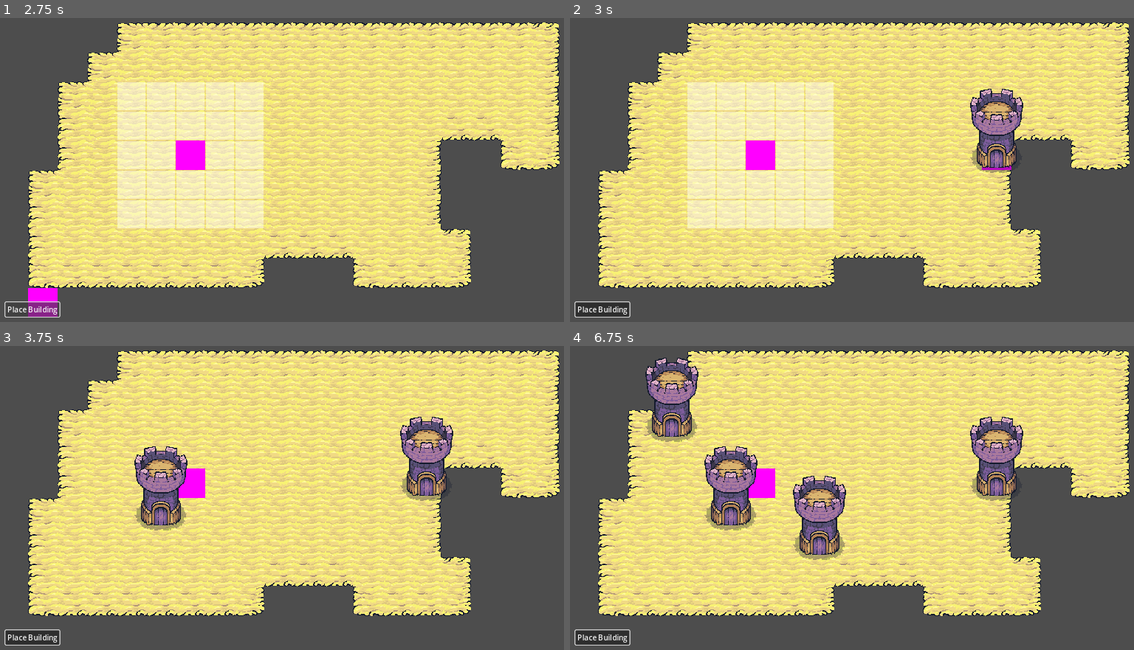
Above: before the commit, frames 1-4 (two rows, left to right).
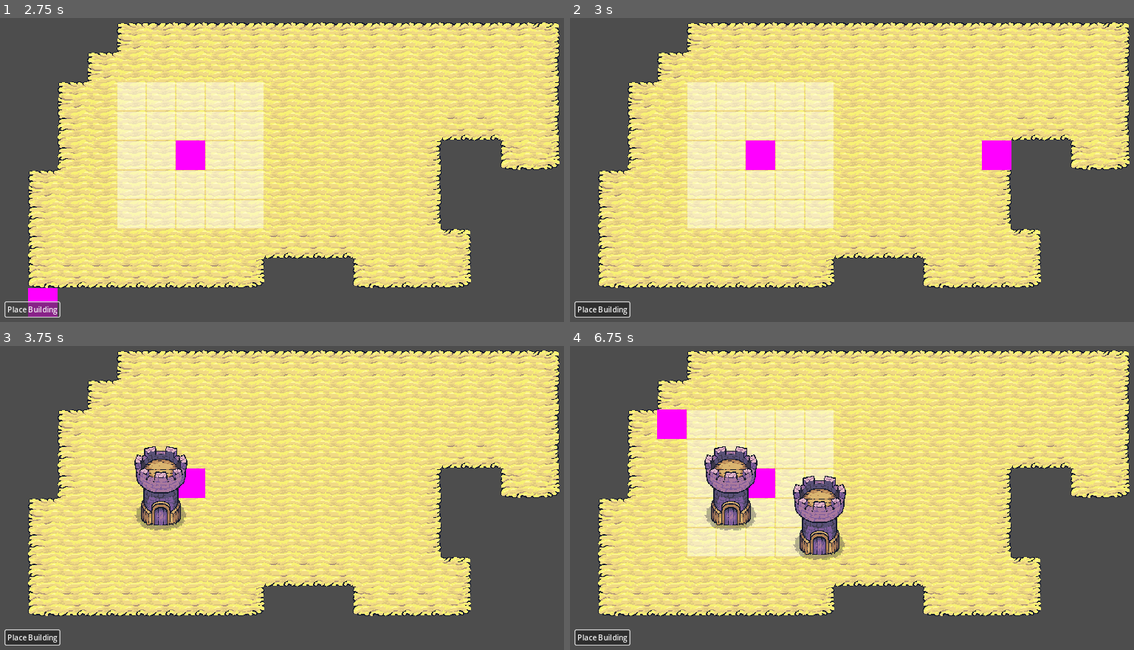
Above: after the commit, the same moments.

Repository: tiannahenrylewis/GodotGridCrashCourse
Game: Godot game, scene res://scenes/main.tscn
Same seed, same stepped clock (60 frames per second), same inputs: the game is played once before the commit and once after it.
Inputs (mouse positions are in pixels of both pictures, inside the frame that each line leads up to):
- Up to frame 1 (2.75 s): click "Place Building" at 0.5 s; click "Place Building" at 1.25 s; click "Place Building" at 2 s
- Up to frame 2 (3 s): tap Enter at 2.75 s; move the mouse to (993, 142) at 2.77 s; press the mouse at (993, 142) at 2.78 s
- Up to frame 3 (3.75 s): tap Space at 3.5 s; move the mouse to (174, 504) at 3.52 s; release the mouse at (174, 504) at 3.53 s; click (174, 504) at 3.6 s
- Up to frame 4 (6.75 s): tap Enter at 4.25, 5.75 s; move the mouse to (925, 412) at 4.27 s; press the mouse at (925, 412) at 4.28 s; tap Space at 5, 6.5 s; move the mouse to (835, 552) at 5.02 s; release the mouse at (835, 552) at 5.03 s; click (835, 552) at 5.1 s; move the mouse to (1043, 537) at 5.77 s; press the mouse at (1043, 537) at 5.78 s; move the mouse to (688, 437) at 6.52 s; release the mouse at (688, 437) at 6.53 s; click (688, 437) at 6.6 s

Frame 1 is identical in both runs. In frame 2, 2.0% of the frame differs, in the area x 70-81%, y 23-51%; in frame 3, 2.0%; in frame 4, 12%, in the area x 13-81%, y 3-70%.

Commit message:
Refactor Grid State + Building Component Logic

Diff:
--- a/godot-grid-crash-course/scenes/autoload/game_events.gd
+++ b/godot-grid-crash-course/scenes/autoload/game_events.gd
@@ -3,5 +3,6 @@
 signal building_placed_signal(building_component: BuildingComponent)
 
 func emit_building_placed(building_component: BuildingComponent):
-	print("Emitting `building_placed_signal` ...")
+	print("Emitting `building_placed_signal`...")
 	emit_signal("building_placed_signal", building_component)
+	print("Emitted `building_placed_signal`.")
--- a/godot-grid-crash-course/scenes/building/building.tscn
+++ b/godot-grid-crash-course/scenes/building/building.tscn
@@ -1,8 +1,11 @@
-[gd_scene load_steps=2 format=3 uid="uid://da3rlrm6nvkcl"]
+[gd_scene load_steps=3 format=3 uid="uid://da3rlrm6nvkcl"]
 
 [ext_resource type="Texture2D" uid="uid://8atjxny3mtg3" path="res://assets/buildings/tower_purple.png" id="1_1dqyi"]
+[ext_resource type="PackedScene" uid="uid://13sfmpb2g07h" path="res://scenes/component/building_component.tscn" id="1_6ro17"]
 
 [node name="Building" type="Node2D"]
+
+[node name="BuildingComponent" parent="." instance=ExtResource("1_6ro17")]
 
 [node name="Sprite2D" type="Sprite2D" parent="."]
 texture = ExtResource("1_1dqyi")
--- a/godot-grid-crash-course/scenes/component/building_component.gd
+++ b/godot-grid-crash-course/scenes/component/building_component.gd
@@ -8,9 +8,12 @@
 func _ready() -> void:
 	# TODO: Consider moving to a global constants file so can be referenced in one place
 	add_to_group("BuildingComponent")
-
-	var game_events = get_node("/root/GameEvents")
-	game_events.emit_building_placed(self);
+	# Because ready method is happening before the global position is set and we
+	# neet it to be set before emitting the signal, call_deferred() will wait until
+	# other Godot processes are finished, so call this function last, at the end.
+	Callable(func():
+		GameEvents.emit_building_placed(self)
+	).call_deferred()
 
 
 func get_grid_cell_position() -> Vector2i:
--- a/godot-grid-crash-course/scenes/main.gd
+++ b/godot-grid-crash-course/scenes/main.gd
@@ -27,7 +27,7 @@
 
 
 func _unhandled_input(event: InputEvent) -> void:
-	if (hasValue(hovered_grid_cell) && event.is_action_pressed("left_click") && gridManager.is_tile_position_valid(hovered_grid_cell)):
+	if (hasValue(hovered_grid_cell) && event.is_action_pressed("left_click") && gridManager.is_tile_position_buildable(hovered_grid_cell)):
 		# place building
 		place_building_at_hovered_cell_position()
 		# hide cursor now that building has been placed
@@ -43,8 +43,6 @@
 	add_child(building)
 
 	building.global_position = hovered_grid_cell * 64
-	# Add the grid position to the set of occupied cell
-	gridManager.mark_tile_as_occupied(hovered_grid_cell)
 
 	# reset the hover state and clear the tilemap to remove highlight cell after placing a building
 	hovered_grid_cell = null_cell_value
--- a/godot-grid-crash-course/scenes/manager/grid_manager.gd
+++ b/godot-grid-crash-course/scenes/manager/grid_manager.gd
@@ -5,8 +5,8 @@
 @export var highlight_tile_map_layer: TileMapLayer
 @export var base_terrain_tile_map_layer: TileMapLayer
 
-var occupied_cells = {}
-#OCCUPIED_CELLS CONVIENCEN METHODS
+var valid_buildable_tiles = {}
+#OCCUPIED_CELLS &  CONVIENCENE METHODS
 #var my_set = {}
 #
 ## Add an item to the set
@@ -26,6 +26,7 @@
 	var game_events = get_node("/root/GameEvents")
 	game_events.connect("building_placed_signal", _on_building_placed)
 
+# is a tile valid in principle
 func is_tile_position_valid(tile_position: Vector2i) -> bool:
 	var customData = base_terrain_tile_map_layer.get_cell_tile_data(tile_position)
 
@@ -34,24 +35,18 @@
 		return false
 
 	#If the tile is not marked as `buildable` return false
-	if !customData.get_custom_data("buildable"):
-		return false
-
-	return !occupied_cells.has(tile_position)
+	return customData.get_custom_data("buildable")
 
 
-func mark_tile_as_occupied(tile_position: Vector2i):
-	occupied_cells[tile_position] = true
+# is tile in a state where a building can be placed on it, in range of another building
+# that extends the range of the buildable area
+func is_tile_position_buildable(tile_position: Vector2i) -> bool:
+	return valid_buildable_tiles.has(tile_position)
 
 
 func highlight_buildable_tiles():
-	# TODO: Consider moving to a global constants file so can be referenced in one place
-	clear_highlighted_tiles()
-
-	var building_components = get_tree().get_nodes_in_group("BuildingComponent") as Array[BuildingComponent]
-
-	for building_component in building_components:
-		_highlight_valid_tiles_in_radius(building_component.get_grid_cell_position(), building_component.buildable_raidus)
+	for tile_position in valid_buildable_tiles:
+		highlight_tile_map_layer.set_cell(tile_position, 0, Vector2i.ZERO);
 
 
 func clear_highlighted_tiles() :
@@ -70,8 +65,11 @@
 
 #PRIVATE METHODS
 
-func _highlight_valid_tiles_in_radius(root_cell: Vector2i, radius: int):
-	# iterate over all grid cells within a 3-cell radius
+func _update_valid_buildable_tiles(building_component: BuildingComponent):
+	var root_cell = building_component.get_grid_cell_position()
+	var radius = building_component.buildable_raidus
+
+	# iterate over all grid cells within a 3-cell radius of the building component
 	for x in range(root_cell.x - radius, root_cell.x + (radius + 1)):
 		for y in range(root_cell.y - radius, root_cell.y + (radius + 1)):
 			var tile_position = Vector2i(x, y)
@@ -79,11 +77,13 @@
 				continue
 
 			# paint tiles in tilemap
-			highlight_tile_map_layer.set_cell(tile_position, 0, Vector2i.ZERO)
+			valid_buildable_tiles[tile_position] = true
+
+	valid_buildable_tiles.erase(building_component.get_grid_cell_position())
 
 
 func _on_building_placed(building_component: BuildingComponent):
-	mark_tile_as_occupied(building_component.get_grid_cell_position())
+	_update_valid_buildable_tiles(building_component)
 
 
 
